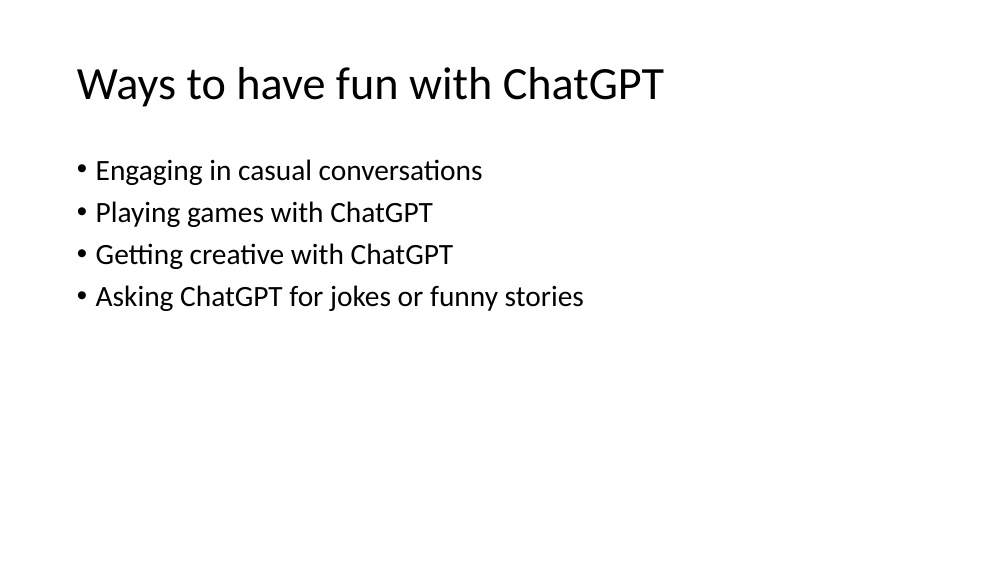
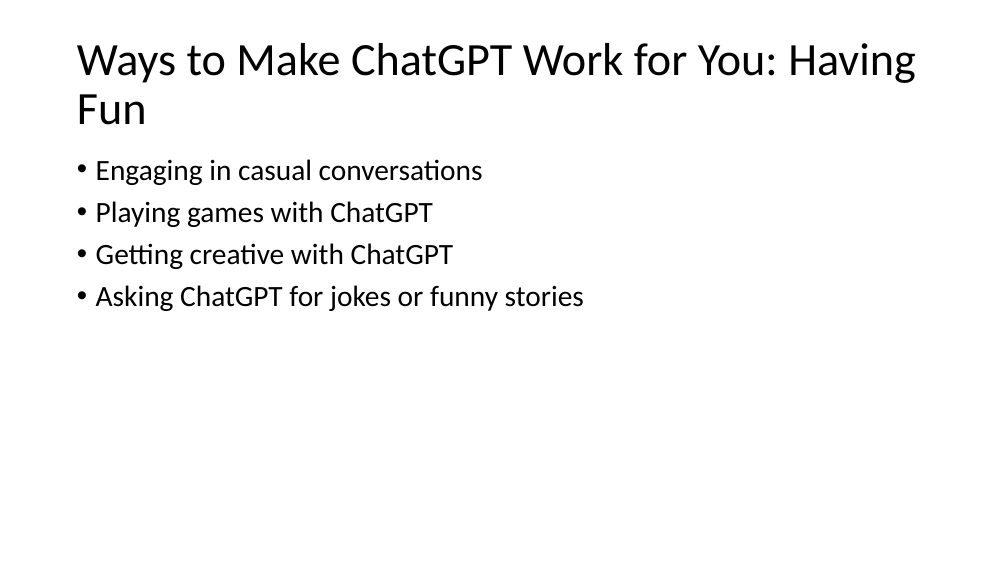
Before and after one commit to DavidGiard/Presentation-Slides, a slide deck: slide 9 of ChatGPT/ChatGPT.pptx (slide 8 before the commit). Drawn at 1008x567 pixels with LibreOffice and Linux fonts; fonts in the diff are those of the drawing. Boxes give left, top, right and bottom in pixels: in the first picture for what was removed or moved away, otherwise in the second. Text is boxed around its words. In the diff, an @@ line names an element or a change of style, - is before the commit and + after.

Commit message:
Update ChatGPT slides

```diff
--- a/ChatGPT/ChatGPT.pptx
+++ b/ChatGPT/ChatGPT.pptx
@@ title at (x1=77, y1=43, x2=916, y2=125): text changed @@
-Ways to have fun with ChatGPT
+Ways to Make ChatGPT Work for You: Having Fun
```
Also in this commit, not shown: 7 other slides changed, 1 slide added.
